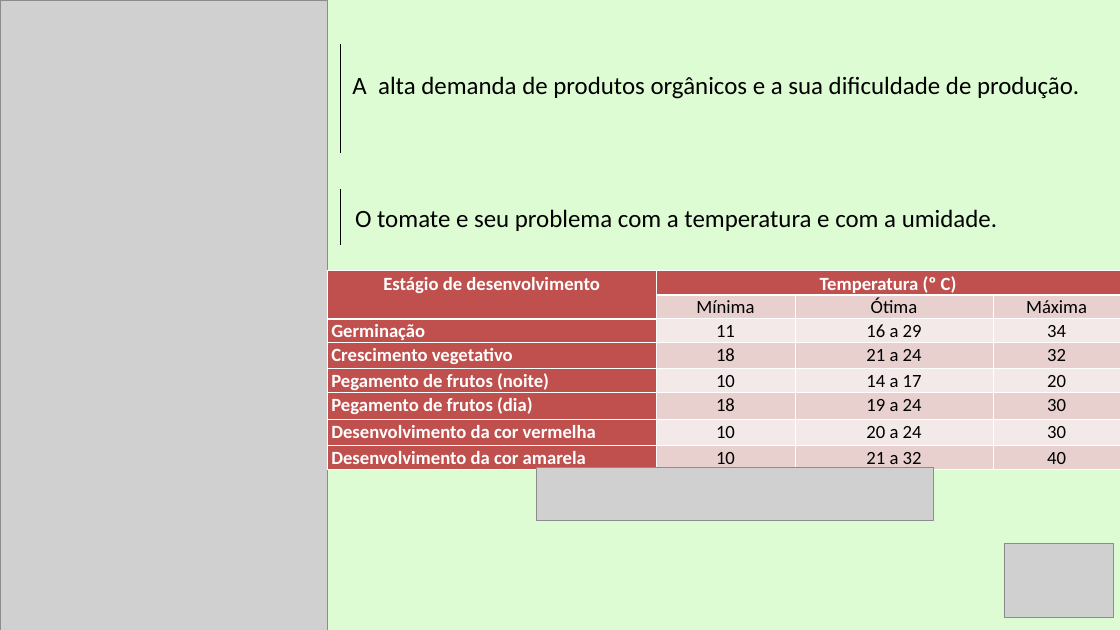
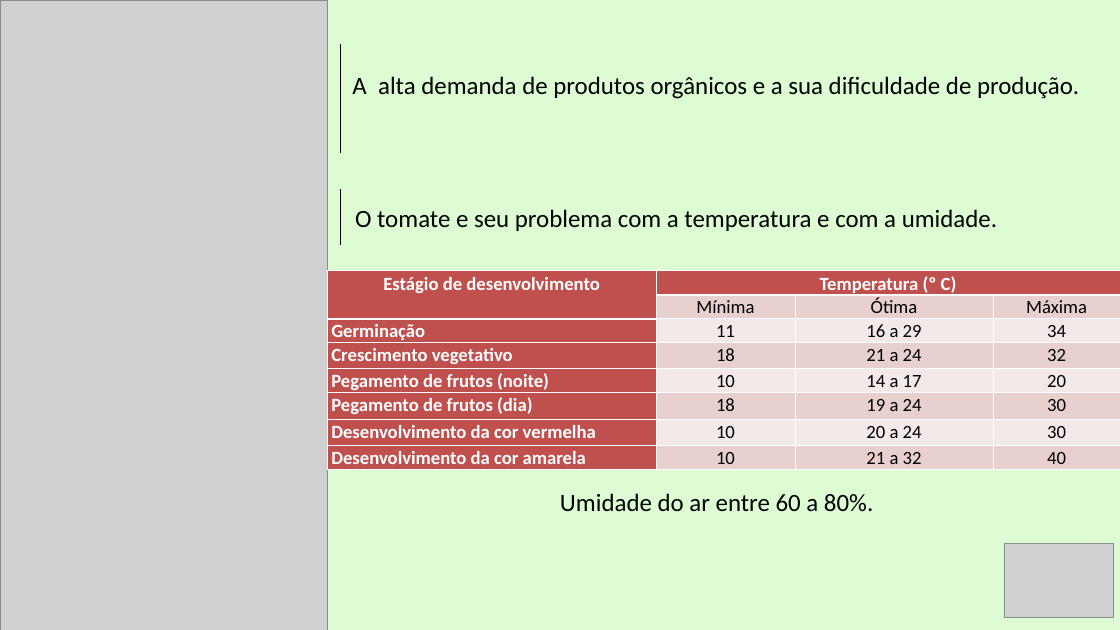
Before and after one commit to rony1533/Sixsolution-project, a slide deck: slide 4 of Documentação/SixSolucionApre.pptx. Drawn at 1120x630 pixels with LibreOffice and Linux fonts; fonts in the diff are those of the drawing; grey boxes stand for pictures. Boxes give left, top, right and bottom in pixels: in the first picture for what was removed or moved away, otherwise in the second. Text is boxed around its words. In the diff, an @@ line names an element or a change of style, - is before the commit and + after.

Commit message:
Apresentação att

```diff
--- a/Documentação/SixSolucionApre.pptx
+++ b/Documentação/SixSolucionApre.pptx
@@ picture removed at <box>536,468,933,520</box> @@
@@ text added at <box>560,493,873,512</box>, 32 pt, text #000000 @@
+Umidade do ar entre 60 a 80%.
```
Also in this commit, not shown: 2 other slides changed.
